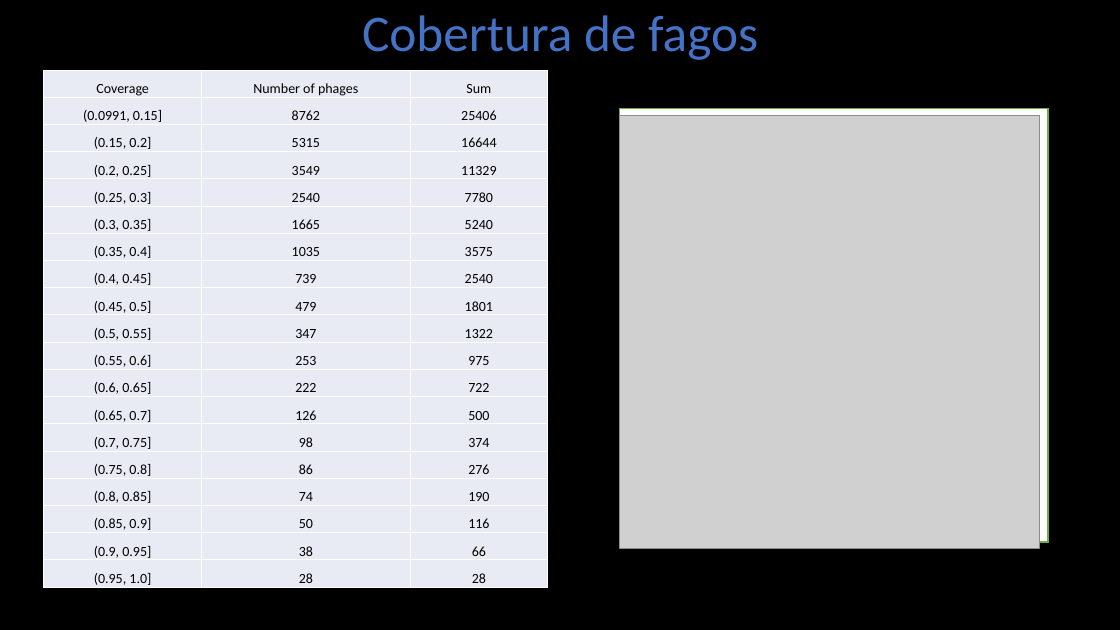
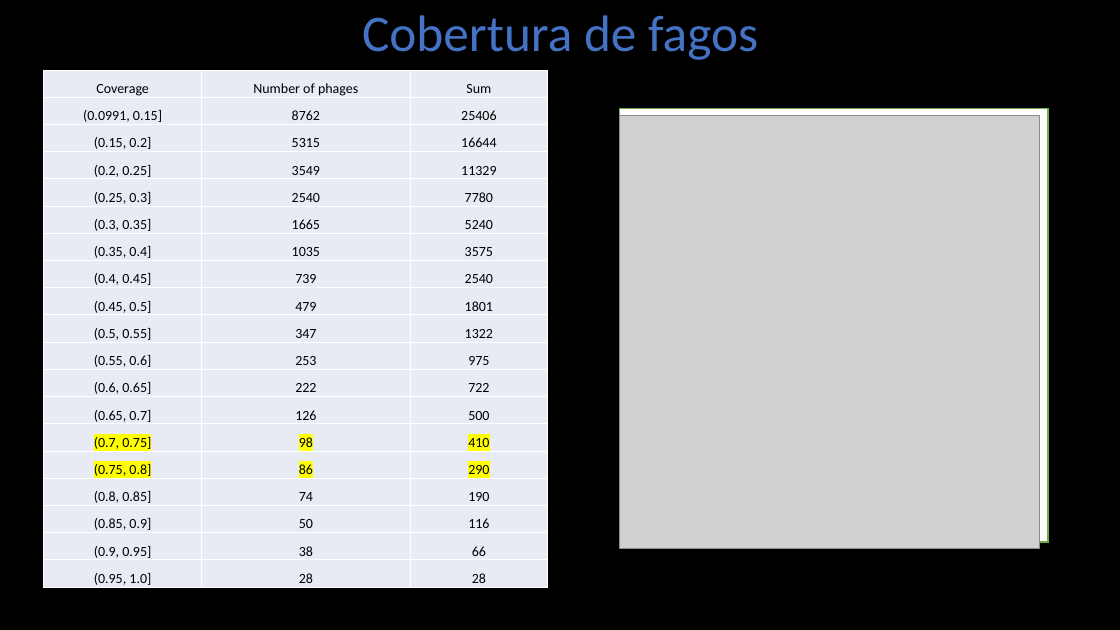
Before and after one commit to LuiguiGallardo/amps_phages, a slide deck: slide 4 of 04_presentations/phages_amps_13062022.pptx. Drawn at 1120x630 pixels with LibreOffice and Linux fonts; fonts in the diff are those of the drawing; grey boxes stand for pictures. Boxes give left, top, right and bottom in pixels: in the first picture for what was removed or moved away, otherwise in the second. Text is boxed around its words. In the diff, an @@ line names an element or a change of style, - is before the commit and + after.

```diff
--- a/04_presentations/phages_amps_13062022.pptx
+++ b/04_presentations/phages_amps_13062022.pptx
@@ table at (44, 70, 548, 589) @@
-row 14, column 3: 374
+row 14, column 3: 410
-row 15, column 3: 276
+row 15, column 3: 290
@@ highlight none to #FFFF00 in "(0.7, 0.75]", "98", "(0.75, 0.8]", "86" @@
```
Also in this commit, not shown: 2 other slides changed, 2 slides added, 40 other files.
